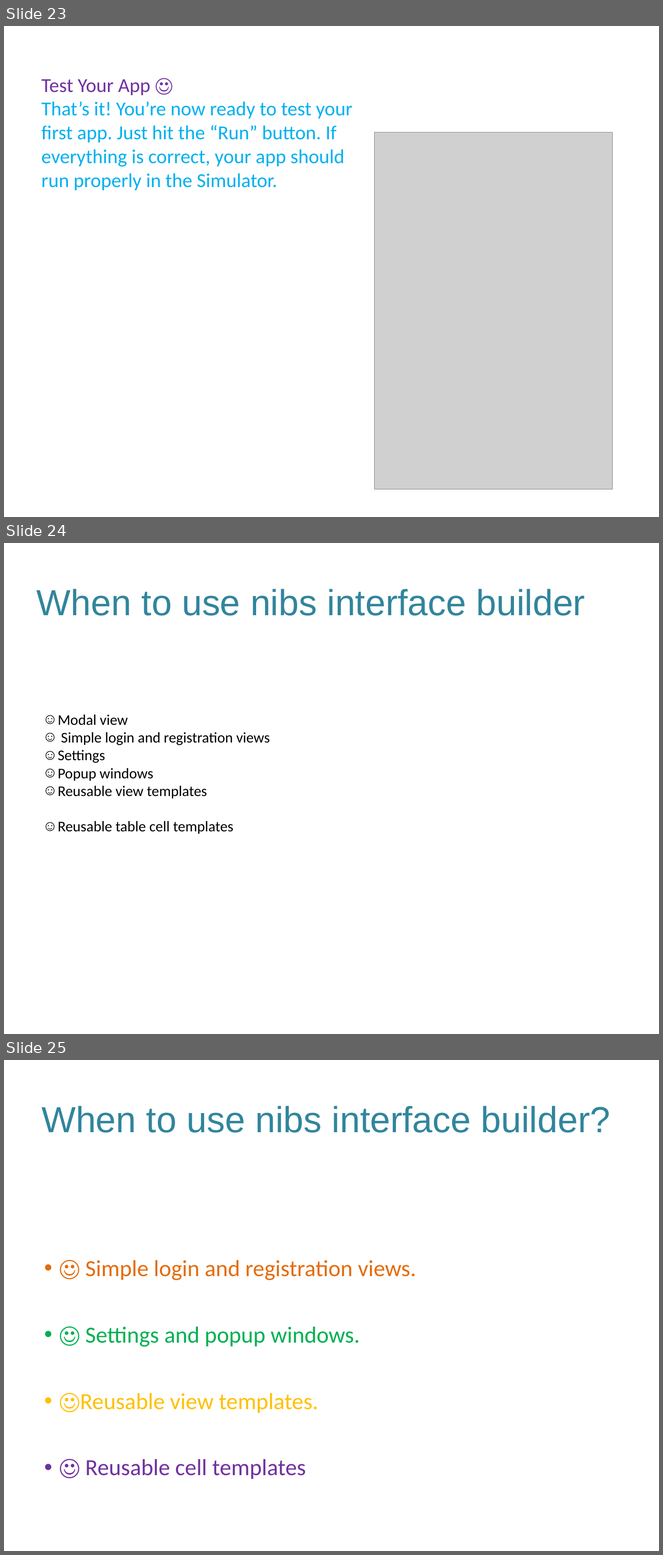
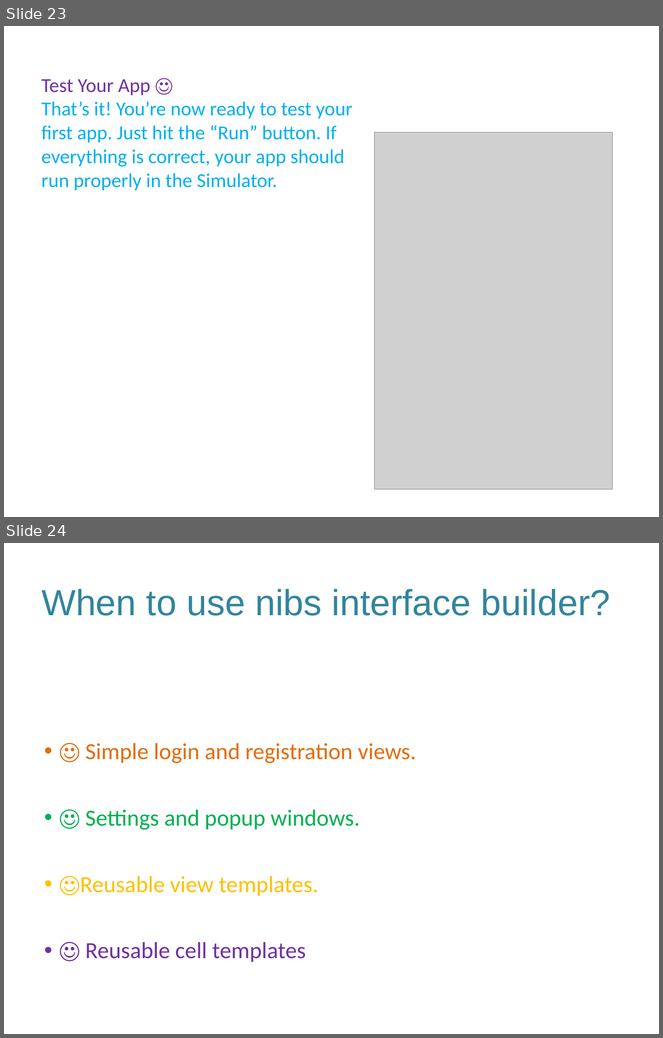
Before and after one commit to aminhngn/Course_Mobile_IOS, a slide deck: course/IOS_Module_02_ui_design.pptx. Shown one above the other, each under a label of ours: slides 23, 24 and 25 before the commit, slides 23 and 24 after it. The pictures are 663x1555 and 663x1038 pixels, drawn with LibreOffice and Linux fonts; fonts in the diff are those of the drawing; grey boxes stand for pictures. Boxes give left, top, right and bottom in pixels: in the first picture for what was removed or moved away, otherwise in the second. Text is boxed around its words. In the diff, an @@ line names an element or a change of style, - is before the commit and + after.

```diff
--- a/course/IOS_Module_02_ui_design.pptx
+++ b/course/IOS_Module_02_ui_design.pptx
@@ slide 24 removed at [4, 543, 659, 1034], background #FFFFFF @@
@@ title removed at [37, 589, 586, 616] @@
-When to use nibs interface builder
@@ text removed at [58, 715, 270, 834] @@
-☺ Modal view
-☺ Simple login and registration views
-☺ Settings
-☺ Popup windows
-☺ Reusable view templates
-☺ Reusable table cell templates
@@ what was slide 25 is now slide 24 @@
```
Also in this commit, not shown: 19 slides changed, 7 slides added, 5 other slides removed.
